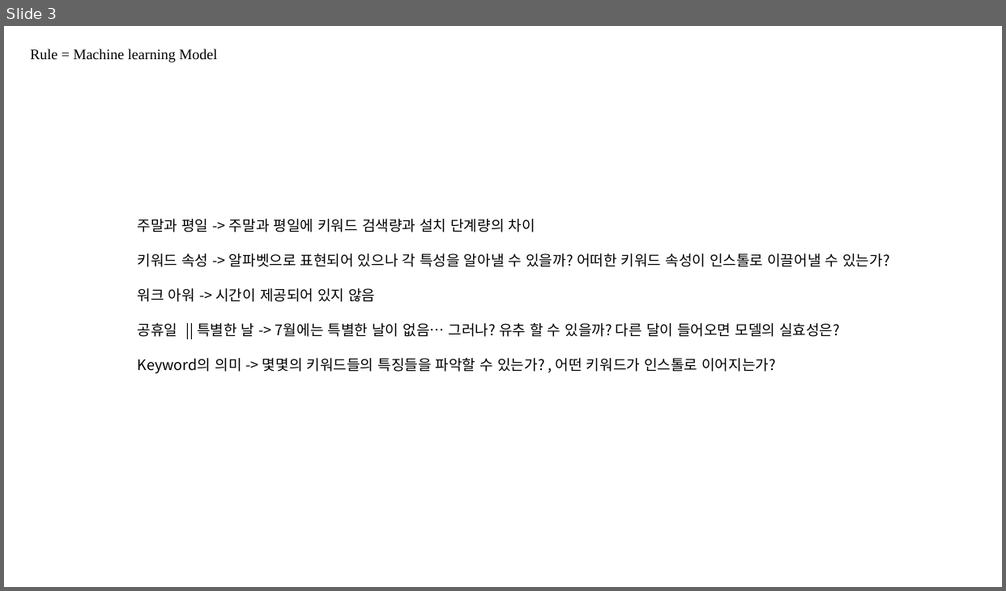
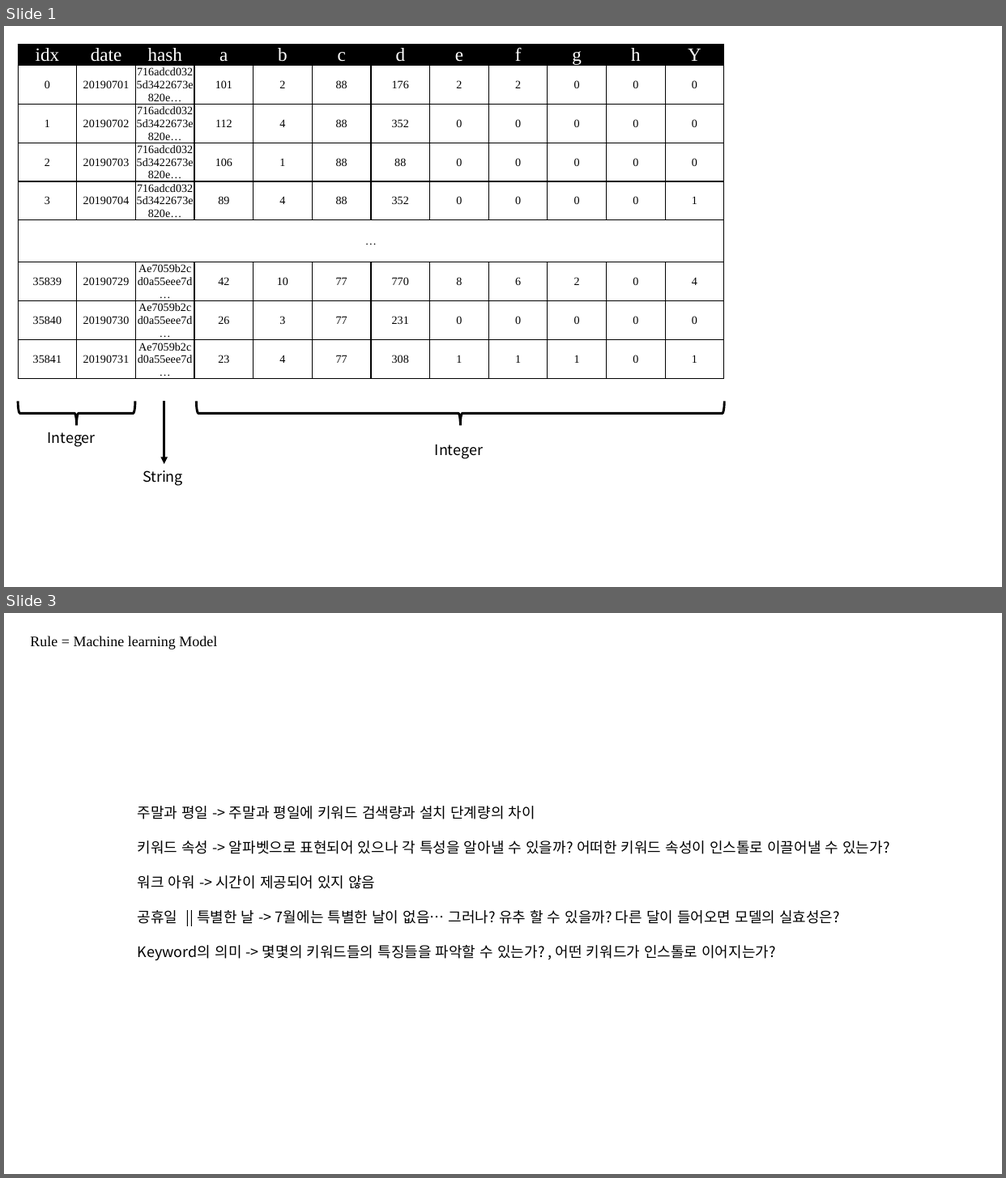
Before and after one commit to Noma-Libra/dataAnalysis, a slide deck: buzzni/figure.pptx. Shown one above the other, each under a label of ours: slide 3 before the commit, slides 1 and 3 after it; the slides between them are not shown. The pictures are 1006x591 and 1006x1178 pixels, drawn with LibreOffice and Linux fonts; fonts in the diff are those of the drawing. Boxes give left, top, right and bottom in pixels: in the first picture for what was removed or moved away, otherwise in the second. Text is boxed around its words. In the diff, an @@ line names an element or a change of style, - is before the commit and + after.

```diff
--- a/buzzni/figure.pptx
+++ b/buzzni/figure.pptx
@@ slide 1 added at [4,26,1002,587], background #FFFFFF @@
@@ group added at [19,44,728,486]: 3 texts, 2 right braces, 1 table, 1 arrow @@
+idx | date | hash | a | b | c | d | e | f | g | h | Y
+0 | 20190701 | 716adcd0325d3422673e820e… | 101 | 2 | 88 | 176 | 2 | 2 | 0 | 0 | 0
+1 | 20190702 | 716adcd0325d3422673e820e… | 112 | 4 | 88 | 352 | 0 | 0 | 0 | 0 | 0
+2 | 20190703 | 716adcd0325d3422673e820e… | 106 | 1 | 88 | 88 | 0 | 0 | 0 | 0 | 0
+3 | 20190704 | 716adcd0325d3422673e820e… | 89 | 4 | 88 | 352 | 0 | 0 | 0 | 0 | 1
+… |  |  |  |  |  |  |  |  |  |  | 
+35839 | 20190729 | Ae7059b2cd0a55eee7d… | 42 | 10 | 77 | 770 | 8 | 6 | 2 | 0 | 4
+35840 | 20190730 | Ae7059b2cd0a55eee7d… | 26 | 3 | 77 | 231 | 0 | 0 | 0 | 0 | 0
+35841 | 20190731 | Ae7059b2cd0a55eee7d… | 23 | 4 | 77 | 308 | 1 | 1 | 1 | 0 | 1
+Integer
+Integer
+String
```
Also in this commit, not shown: 1 other slide added, 2 slides removed, 31 other files.
